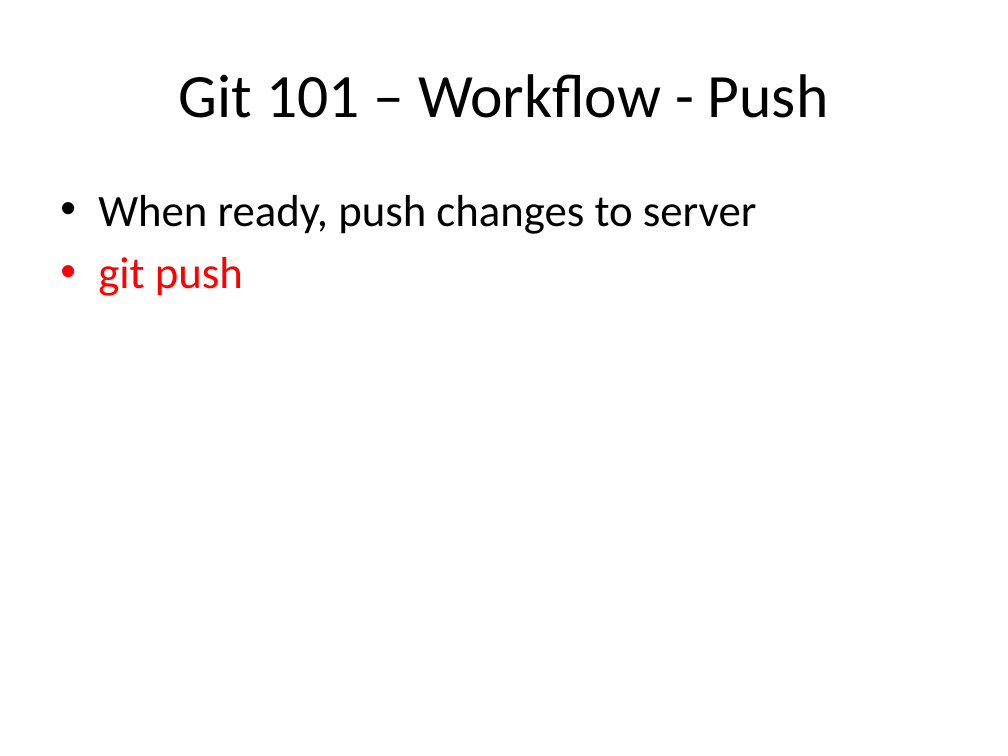
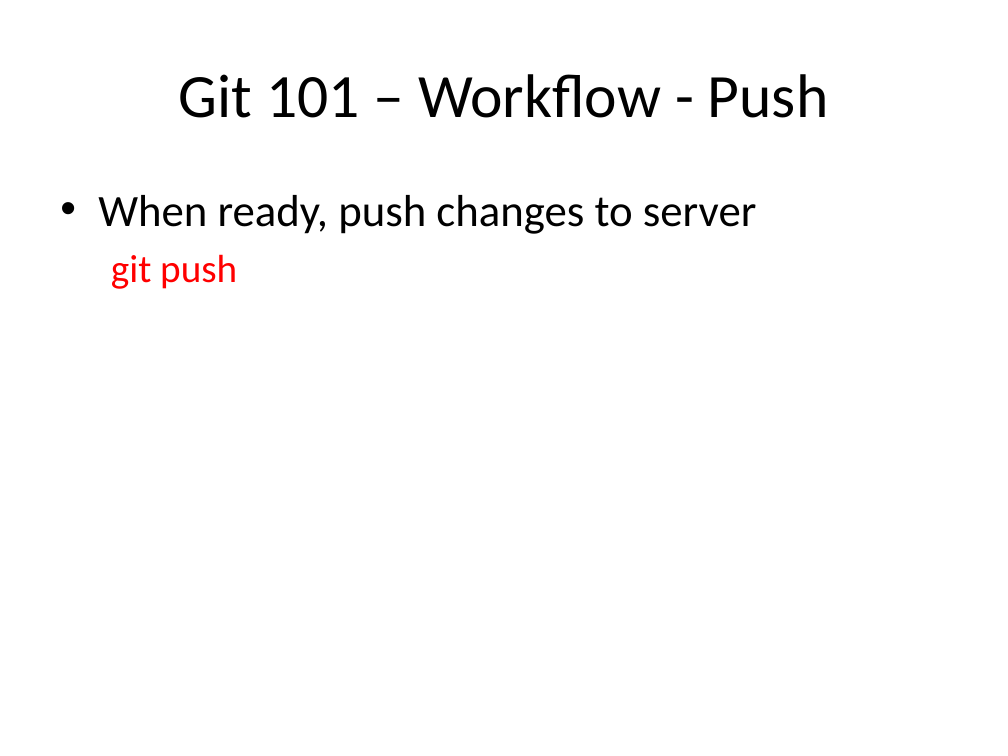
Before and after one commit to uwmadisonieee/Tutorials, a slide deck: slide 23 of Git and Github/Git and using GitHub.pptx (slide 22 before the commit). Drawn at 1008x756 pixels with LibreOffice and Linux fonts; fonts in the diff are those of the drawing. Boxes give left, top, right and bottom in pixels: in the first picture for what was removed or moved away, otherwise in the second. Text is boxed around its words. In the diff, an @@ line names an element or a change of style, - is before the commit and + after.

```diff
--- a/Git and Github/Git and using GitHub.pptx
+++ b/Git and Github/Git and using GitHub.pptx
@@ text at (111, 254, 237, 289): size 32 to 28 pt in "git push"; bullet • to none; list level 1 to 2 in "git push" @@
```
Also in this commit, not shown: 8 other slides changed, 4 slides added, 11 slides removed, 1 other file.
